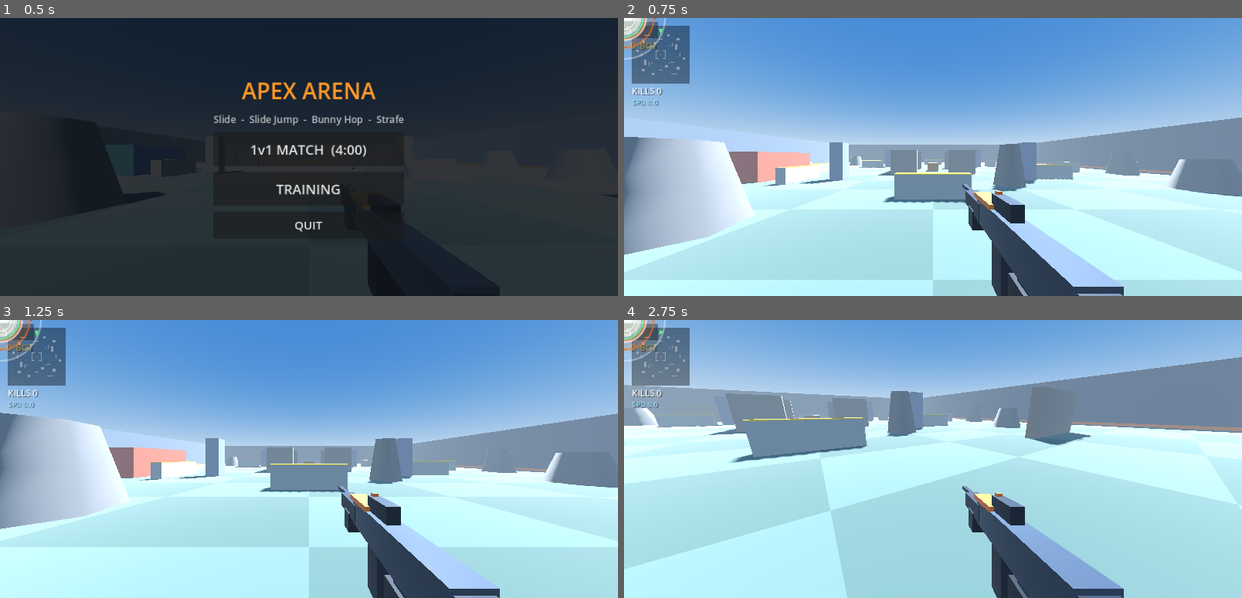
Above: before the commit, frames 1-4 (two rows, left to right).
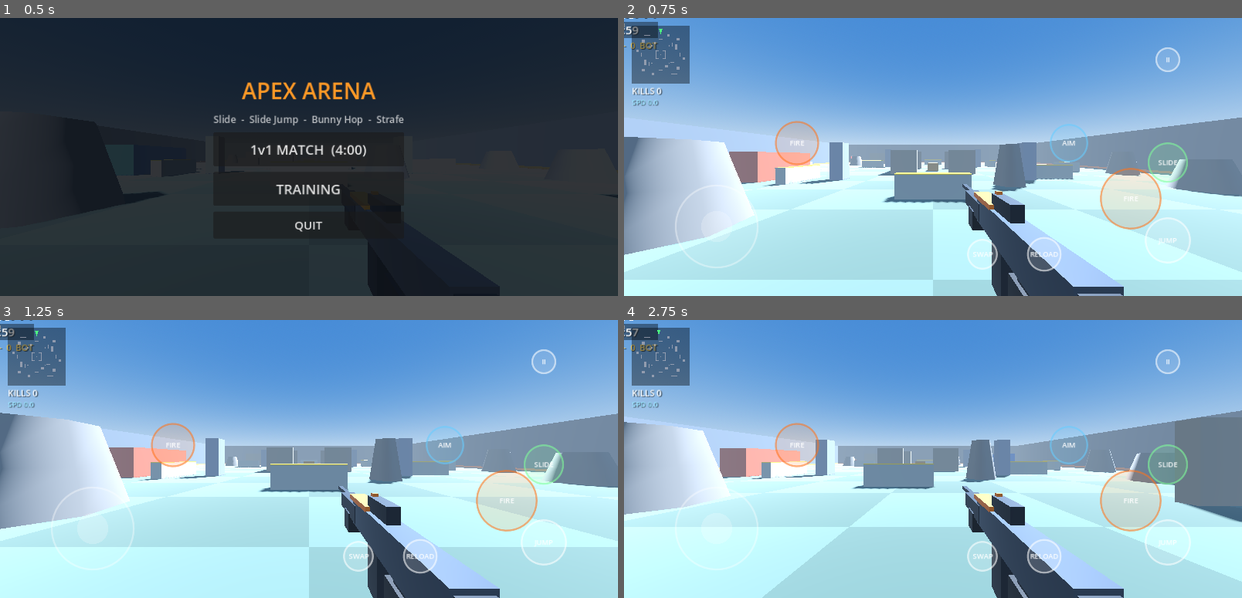
Above: after the commit, the same moments.

Repository: bughuntera1381/Hoppp
Game: Godot game, scene res://Scenes/Main.tscn
Same seed, same stepped clock (60 frames per second), same inputs: the game is played once before the commit and once after it.
Inputs (mouse positions are in pixels of both pictures, inside the frame that each line leads up to):
- Up to frame 1 (0.5 s): no input
- Up to frame 2 (0.75 s): click "1v1 MATCH (4:00)" at 0.5 s
- Up to frame 3 (1.25 s): no input
- Up to frame 4 (2.75 s): move the mouse to (1068, 445) at 1.27 s; click (1068, 445) at 1.42 s; drag from (809, 472) to (902, 514) at 2.02 s

Frame 1 is identical in both runs. In frame 2, 4.1% of the frame differs, in the area x 0-92%, y 0-92%; in frame 3, 4.1%; in frame 4, 71%, in the area x 0-100%, y 0-100%.

Commit message:
Update touch_controls.gd

Diff:
--- a/Input/touch_controls.gd
+++ b/Input/touch_controls.gd
@@ -1,14 +1,23 @@
+
 extends Control
-## Multi-touch HUD controls: floating joystick, action buttons, drag-to-look.
-## Every finger is tracked by its index, so thumbs never interfere with each other.
+class_name MobileHUD
+
+## Mobile FPS HUD - Godot 4
+## Multi-touch controls, floating joystick, camera drag and HUD editor.
 
 signal settings_requested
+signal hud_saved
 
 const CFG_PATH := "user://hud.cfg"
 const STICK_R := 85.0
+const STICK_DEADZONE := 0.12
+const SPRINT_THRESHOLD := 0.92
+const BUTTON_HIT_PADDING := 10.0
+const SAFE_MARGIN := 0.05
 
 var active := false
 var edit_mode := false
+
 var hud_scale := 1.0
 var sens := 1.0
 
@@ -17,228 +26,767 @@
 var look_delta := Vector2.ZERO
 
 var buttons := {
-	"fire": {"pos": Vector2(0.80, 0.62), "r": 62.0, "label": "FIRE", "look": true, "col": Color(1.0, 0.45, 0.1)},
-	"fire_l": {"pos": Vector2(0.24, 0.38), "r": 44.0, "label": "FIRE", "look": false, "col": Color(1.0, 0.45, 0.1)},
-	"aim": {"pos": Vector2(0.69, 0.42), "r": 38.0, "label": "AIM", "look": true, "col": Color(0.4, 0.8, 1.0)},
-	"jump": {"pos": Vector2(0.93, 0.76), "r": 46.0, "label": "JUMP", "look": false, "col": Color(1, 1, 1)},
-	"slide": {"pos": Vector2(0.92, 0.48), "r": 40.0, "label": "SLIDE", "look": false, "col": Color(0.5, 1.0, 0.6)},
-	"reload": {"pos": Vector2(0.66, 0.80), "r": 34.0, "label": "RELOAD", "look": false, "col": Color(1, 1, 1)},
-	"switch": {"pos": Vector2(0.56, 0.80), "r": 30.0, "label": "SWAP", "look": false, "col": Color(1, 1, 1)},
-	"gear": {"pos": Vector2(0.955, 0.09), "r": 24.0, "label": "II", "look": false, "col": Color(1, 1, 1)},
+	"fire": {
+		"pos": Vector2(0.82, 0.65),
+		"r": 62.0,
+		"label": "FIRE",
+		"look": true,
+		"col": Color(1.0, 0.45, 0.1)
+	},
+	"fire_l": {
+		"pos": Vector2(0.28, 0.45),
+		"r": 44.0,
+		"label": "FIRE",
+		"look": false,
+		"col": Color(1.0, 0.45, 0.1)
+	},
+	"aim": {
+		"pos": Vector2(0.72, 0.45),
+		"r": 38.0,
+		"label": "AIM",
+		"look": true,
+		"col": Color(0.4, 0.8, 1.0)
+	},
+	"jump": {
+		"pos": Vector2(0.88, 0.80),
+		"r": 46.0,
+		"label": "JUMP",
+		"look": false,
+		"col": Color.WHITE
+	},
+	"slide": {
+		"pos": Vector2(0.88, 0.52),
+		"r": 40.0,
+		"label": "SLIDE",
+		"look": false,
+		"col": Color(0.5, 1.0, 0.6)
+	},
+	"reload": {
+		"pos": Vector2(0.68, 0.85),
+		"r": 34.0,
+		"label": "RELOAD",
+		"look": false,
+		"col": Color.WHITE
+	},
+	"switch": {
+		"pos": Vector2(0.58, 0.85),
+		"r": 30.0,
+		"label": "SWAP",
+		"look": false,
+		"col": Color.WHITE
+	},
+	"gear": {
+		"pos": Vector2(0.88, 0.15),
+		"r": 24.0,
+		"label": "II",
+		"look": false,
+		"col": Color.WHITE
+	},
+	"save_edit": {
+		"pos": Vector2(0.50, 0.15),
+		"r": 35.0,
+		"label": "SAVE",
+		"look": false,
+		"col": Color(0.2, 1.0, 0.2)
+	}
 }
+
 var _defaults := {}
-var _fingers := {}      # finger index -> role ("stick", "look", button name, "edit:<name>")
-var _btn_finger := {}   # button name -> finger index
+
+# finger index -> role
+var _fingers := {}
+
+# button name -> owning finger index
+var _btn_finger := {}
+
 var _stick_finger := -1
 var _stick_center := Vector2.ZERO
 var _stick_pos := Vector2.ZERO
-var _stick_home := Vector2(0.13, 0.74)
+
+var _stick_home := Vector2(0.15, 0.75)
+
 var _jump_edge := false
 var _reload_edge := false
 var _switch_edge := false
 
+
+# --------------------------------------------------
+# BUTTON STATES
+# --------------------------------------------------
+
 var fire_held: bool:
 	get:
 		return _btn_finger.has("fire") or _btn_finger.has("fire_l")
+
 var aim_held: bool:
 	get:
 		return _btn_finger.has("aim")
+
 var slide_held: bool:
 	get:
 		return _btn_finger.has("slide")
 
+
+# --------------------------------------------------
+# INITIALIZATION
+# --------------------------------------------------
+
 func _ready() -> void:
-	set_anchors_preset(Control.PRESET_FULL_RECT)
+	set_anchors_and_offsets_preset(Control.PRESET_FULL_RECT)
+
 	mouse_filter = Control.MOUSE_FILTER_IGNORE
+
 	_defaults = buttons.duplicate(true)
 
+	load_layout()
+	queue_redraw()
+
+
+func _process(_delta: float) -> void:
+	if active or edit_mode:
+		queue_redraw()
+
+
+# --------------------------------------------------
+# PUBLIC API
+# --------------------------------------------------
+
+func set_active(value: bool) -> void:
+	active = value
+
+	if not active and not edit_mode:
+		reset_state()
+
+	queue_redraw()
+
+
+func begin_edit_mode() -> void:
+	edit_mode = true
+	reset_state()
+	queue_redraw()
+
+
+func end_edit_mode(save: bool = true) -> void:
+	if save:
+		save_layout()
+
+	edit_mode = false
+	reset_state()
+	queue_redraw()
+
+
+func set_sensitivity(value: float) -> void:
+	sens = clampf(value, 0.3, 2.5)
+	save_layout()
+
+
+func set_hud_scale(value: float) -> void:
+	hud_scale = clampf(value, 0.6, 1.6)
+	queue_redraw()
+
+
+func get_move_vector() -> Vector2:
+	return move_vec
+
+
+func is_sprinting() -> bool:
+	return sprint
+
+
 func consume_look() -> Vector2:
-	var d := look_delta
+	var result := look_delta * sens
 	look_delta = Vector2.ZERO
-	return d
+	return result
+
 
 func consume_jump() -> bool:
-	var v := _jump_edge
+	var result := _jump_edge
 	_jump_edge = false
-	return v
+	return result
+
 
 func consume_reload() -> bool:
-	var v := _reload_edge
+	var result := _reload_edge
 	_reload_edge = false
-	return v
+	return result
+
 
 func consume_switch() -> bool:
-	var v := _switch_edge
+	var result := _switch_edge
 	_switch_edge = false
-	return v
+	return result
+
+
+# --------------------------------------------------
+# INPUT RESET
+# --------------------------------------------------
 
 func reset_state() -> void:
 	_fingers.clear()
 	_btn_finger.clear()
+
 	_stick_finger = -1
+
 	move_vec = Vector2.ZERO
 	sprint = false
+
 	look_delta = Vector2.ZERO
+
 	_jump_edge = false
 	_reload_edge = false
 	_switch_edge = false
 
+	queue_redraw()
+
+
+# --------------------------------------------------
+# COORDINATES
+# --------------------------------------------------
+
+func _to_local(pos: Vector2) -> Vector2:
+	return make_canvas_position_local(pos)
+
+
 func _center(b: Dictionary) -> Vector2:
 	var p: Vector2 = b["pos"]
 	return Vector2(p.x * size.x, p.y * size.y)
 
+
+func _clamp_button_position(name: String, p: Vector2) -> Vector2:
+	var radius := float(buttons[name]["r"]) * hud_scale
+	var margin_x := (radius + BUTTON_HIT_PADDING) / maxf(size.x, 1.0)
+	var margin_y := (radius + BUTTON_HIT_PADDING) / maxf(size.y, 1.0)
+
+	var min_x := maxf(SAFE_MARGIN, margin_x)
+	var max_x := minf(1.0 - SAFE_MARGIN, 1.0 - margin_x)
+
+	var min_y := maxf(SAFE_MARGIN, margin_y)
+	var max_y := minf(1.0 - SAFE_MARGIN, 1.0 - margin_y)
+
+	if min_x > max_x:
+		min_x = 0.5
+		max_x = 0.5
+
+	if min_y > max_y:
+		min_y = 0.5
+		max_y = 0.5
+
+	return Vector2(
+		clampf(p.x, min_x, max_x),
+		clampf(p.y, min_y, max_y)
+	)
+
+
+# --------------------------------------------------
+# BUTTON DETECTION
+# --------------------------------------------------
+
 func _hit_button(p: Vector2) -> String:
 	var best := ""
-	var best_d := 1e9
+	var best_d := INF
+
 	for k in buttons.keys():
+
+		if k == "save_edit" and not edit_mode:
+			continue
+
 		var b: Dictionary = buttons[k]
-		var d: float = p.distance_to(_center(b))
-		var r: float = float(b["r"]) * hud_scale + 10.0
-		if d <= r and d < best_d:
-			best = k
-			best_d = d
+
+		var distance := p.distance_to(_center(b))
+		var radius := float(b["r"]) * hud_scale + BUTTON_HIT_PADDING
+
+		if distance <= radius and distance < best_d:
+			best = String(k)
+			best_d = distance
+
 	return best
 
+
+# --------------------------------------------------
+# TOUCH INPUT
+# --------------------------------------------------
+
 func _input(event: InputEvent) -> void:
+
 	if not (active or edit_mode):
 		return
+
 	if event is InputEventScreenTouch:
+
+		var local_pos := _to_local(event.position)
+
 		if event.pressed:
-			_press(event.index, event.position)
+			_press(event.index, local_pos)
 		else:
 			_release(event.index)
+
 	elif event is InputEventScreenDrag:
-		_drag(event.index, event.position, event.relative)
+
+		var local_pos := _to_local(event.position)
+
+		_drag(
+			event.index,
+			local_pos,
+			event.relative
+		)
+
+
+# --------------------------------------------------
+# PRESS
+# --------------------------------------------------
 
 func _press(idx: int, pos: Vector2) -> void:
+
+	if _fingers.has(idx):
+		return
+
 	var bn := _hit_button(pos)
+
+	# EDIT MODE
 	if edit_mode:
+
+		if bn == "save_edit":
+			end_edit_mode(true)
+			return
+
 		if bn != "":
 			_fingers[idx] = "edit:" + bn
-		return
+
+		return
+
+	# NORMAL BUTTON INPUT
 	if bn != "":
+
+		# Prevent two fingers from incorrectly owning one button.
+		if _btn_finger.has(bn):
+			return
+
 		_btn_finger[bn] = idx
 		_fingers[idx] = bn
+
 		match bn:
+
 			"jump":
 				_jump_edge = true
+
 			"reload":
 				_reload_edge = true
+
 			"switch":
 				_switch_edge = true
+
 			"gear":
 				_btn_finger.erase(bn)
 				_fingers.erase(idx)
 				settings_requested.emit()
-		return
+
+		queue_redraw()
+		return
+
+	# JOYSTICK
 	if pos.x < size.x * 0.42 and _stick_finger < 0:
+
 		_stick_finger = idx
+
 		_stick_center = pos
 		_stick_pos = pos
+
 		_fingers[idx] = "stick"
+
 		_update_stick()
-	else:
-		_fingers[idx] = "look"
+		queue_redraw()
+
+		return
+
+	# CAMERA LOOK
+	_fingers[idx] = "look"
+
+
+# --------------------------------------------------
+# DRAG
+# --------------------------------------------------
 
 func _drag(idx: int, pos: Vector2, rel: Vector2) -> void:
+
 	if not _fingers.has(idx):
 		return
-	var role: String = _fingers[idx]
+
+	var role: String = String(_fingers[idx])
+
+	# HUD EDITOR
 	if edit_mode:
+
 		if role.begins_with("edit:"):
+
 			var bn := role.substr(5)
-			buttons[bn]["pos"] = Vector2(clampf(pos.x / size.x, 0.04, 0.96), clampf(pos.y / size.y, 0.06, 0.94))
-		return
+
+			if buttons.has(bn):
+				var normalized := Vector2(
+					pos.x / maxf(size.x, 1.0),
+					pos.y / maxf(size.y, 1.0)
+				)
+
+				buttons[bn]["pos"] = _clamp_button_position(
+					bn,
+					normalized
+				)
+
+		queue_redraw()
+		return
+
+	# JOYSTICK
 	if role == "stick":
+
 		_stick_pos = pos
 		_update_stick()
+
+	# CAMERA
 	elif role == "look":
+
 		look_delta += rel
-	elif buttons.has(role) and buttons[role]["look"]:
-		look_delta += rel
+
+	# FIRE / AIM CAMERA DRAG
+	elif buttons.has(role):
+
+		if bool(buttons[role]["look"]):
+			look_delta += rel
+
+
+# --------------------------------------------------
+# RELEASE
+# --------------------------------------------------
 
 func _release(idx: int) -> void:
+
 	if not _fingers.has(idx):
 		return
-	var role: String = _fingers[idx]
+
+	var role: String = String(_fingers[idx])
+
 	_fingers.erase(idx)
+
+	# JOYSTICK RELEASE
 	if role == "stick":
-		_stick_finger = -1
+
+		if _stick_finger == idx:
+
+			_stick_finger = -1
+
+			move_vec = Vector2.ZERO
+			sprint = false
+
+	# BUTTON RELEASE
+	elif _btn_finger.get(role, -1) == idx:
+
+		_btn_finger.erase(role)
+
+	queue_redraw()
+
+
+# --------------------------------------------------
+# FLOATING JOYSTICK
+# --------------------------------------------------
+
+func _update_stick() -> void:
+
+	var radius := STICK_R * hud_scale
+
+	var delta_pos := _stick_pos - _stick_center
+
+	var raw := delta_pos / maxf(radius, 1.0)
+
+	raw = raw.limit_length(1.0)
+
+	var magnitude := raw.length()
+
+	# Deadzone + smooth remapping
+	if magnitude <= STICK_DEADZONE:
+
 		move_vec = Vector2.ZERO
+
+	else:
+
+		var normalized_magnitude := (
+			(magnitude - STICK_DEADZONE)
+			/ (1.0 - STICK_DEADZONE)
+		)
+
+		move_vec = raw.normalized() * normalized_magnitude
+
+	# Screen Y is inverted.
+	move_vec.y *= -1.0
+
+	move_vec = move_vec.limit_length(1.0)
+
+	# Sprint detection
+	if move_vec.length() >= SPRINT_THRESHOLD:
+
+		sprint = true
+
+	elif move_vec.length() < 0.35:
+
 		sprint = false
-	elif _btn_finger.has(role):
-		_btn_finger.erase(role)
-
-func _update_stick() -> void:
-	var r := STICK_R * hud_scale
-	var d := _stick_pos - _stick_center
-	var l := d.length()
-	if l > r:
-		_stick_center += d.normalized() * (l - r)
-		d = _stick_pos - _stick_center
-	var v := Vector2(d.x, -d.y) / r
-	if v.length() < 0.12:
-		v = Vector2.ZERO
-	move_vec = v.limit_length(1.0)
-	var m := move_vec.length()
-	if m > 0.92:
-		sprint = true
-	elif m < 0.35:
-		sprint = false
-
-func _process(_delta: float) -> void:
-	if active or edit_mode:
-		queue_redraw()
+
+
+# --------------------------------------------------
+# DRAW HUD
+# --------------------------------------------------
 
 func _draw() -> void:
+
 	if not (active or edit_mode):
 		return
+
 	var font := ThemeDB.fallback_font
-	var r := STICK_R * hud_scale
-	var c0 := Vector2(size.x * _stick_home.x, size.y * _stick_home.y)
-	var off := Vector2.ZERO
+
+	var radius := STICK_R * hud_scale
+
+	var stick_center := Vector2(
+		size.x * _stick_home.x,
+		size.y * _stick_home.y
+	)
+
+	var stick_offset := Vector2.ZERO
+
 	if _stick_finger >= 0:
-		c0 = _stick_center
-		off = (_stick_pos - _stick_center).limit_length(r)
-	draw_circle(c0, r, Color(1, 1, 1, 0.07))
-	var ring_col := Color(1.0, 0.6, 0.15, 0.7) if sprint else Color(1, 1, 1, 0.35)
-	draw_arc(c0, r, 0.0, TAU, 48, ring_col, 2.5, true)
-	draw_circle(c0 + off, r * 0.38, Color(1, 1, 1, 0.45 if _stick_finger >= 0 else 0.22))
-	var fs := int(15.0 * hud_scale)
+
+		stick_center = _stick_center
+
+		stick_offset = (
+			_stick_pos - _stick_center
+		).limit_length(radius)
+
+	# JOYSTICK
+	if not edit_mode:
+
+		draw_circle(
+			stick_center,
+			radius,
+			Color(1, 1, 1, 0.07)
+		)
+
+		var ring_color := (
+			Color(1.0, 0.6, 0.15, 0.7)
+			if sprint
+			else Color(1, 1, 1, 0.35)
+		)
+
+		draw_arc(
+			stick_center,
+			radius,
+			0.0,
+			TAU,
+			48,
+			ring_color,
+			2.5,
+			true
+		)
+
+		draw_circle(
+			stick_center + stick_offset,
+			radius * 0.38,
+			Color(
+				1, 1, 1,
+				0.45 if _stick_finger >= 0 else 0.22
+			)
+		)
+
+	# BUTTONS
+	var font_size := maxi(
+		12,
+		int(15.0 * hud_scale)
+	)
+
 	for k in buttons.keys():
+
+		if k == "save_edit" and not edit_mode:
+			continue
+
 		var b: Dictionary = buttons[k]
-		var c := _center(b)
-		var br: float = float(b["r"]) * hud_scale
-		var col: Color = b["col"]
+
+		var center := _center(b)
+
+		var button_radius := float(b["r"]) * hud_scale
+
+		var color: Color = b["col"]
+
 		var down: bool = _btn_finger.has(k)
-		draw_circle(c, br, Color(col.r, col.g, col.b, 0.38 if down else 0.14))
-		draw_arc(c, br, 0.0, TAU, 40, Color(col.r, col.g, col.b, 0.9 if down else 0.55), 2.5, true)
-		draw_string(font, c + Vector2(-br, fs * 0.35), String(b["label"]), HORIZONTAL_ALIGNMENT_CENTER, br * 2.0, fs, Color(1, 1, 1, 0.95))
+
+		var alpha := 0.6 if edit_mode else 1.0
+
+		var fill_alpha := (
+			0.38 if down else 0.14
+		) * alpha
+
+		var border_alpha := (
+			0.9 if down else 0.55
+		) * alpha
+
+		draw_circle(
+			center,
+			button_radius,
+			Color(
+				color.r,
+				color.g,
+				color.b,
+				fill_alpha
+			)
+		)
+
+		draw_arc(
+			center,
+			button_radius,
+			0.0,
+			TAU,
+			40,
+			Color(
+				color.r,
+				color.g,
+				color.b,
+				border_alpha
+			),
+			2.5,
+			true
+		)
+
+		draw_string(
+			font,
+			center + Vector2(-button_radius, font_size * 0.35),
+			String(b["label"]),
+			HORIZONTAL_ALIGNMENT_CENTER,
+			button_radius * 2.0,
+			font_size,
+			Color(1, 1, 1, 0.95 * alpha)
+		)
+
+	# EDIT MODE MESSAGE
 	if edit_mode:
-		draw_string(font, Vector2(0, size.y * 0.2), "DRAG BUTTONS TO MOVE THEM", HORIZONTAL_ALIGNMENT_CENTER, size.x, 28, Color(1, 0.8, 0.3))
+
+		draw_string(
+			font,
+			Vector2(0, size.y * 0.1),
+			"DRAG BUTTONS TO MOVE - TAP SAVE WHEN DONE",
+			HORIZONTAL_ALIGNMENT_CENTER,
+			size.x,
+			18,
+			Color(1, 0.8, 0.3)
+		)
+
+
+# --------------------------------------------------
+# SAVE CONFIGURATION
+# --------------------------------------------------
 
 func save_layout() -> void:
-	var cf := ConfigFile.new()
+
+	var config := ConfigFile.new()
+
 	for k in buttons.keys():
+
+		if k == "save_edit":
+			continue
+
 		var p: Vector2 = buttons[k]["pos"]
-		cf.set_value("buttons", String(k), p)
-	cf.set_value("settings", "hud_scale", hud_scale)
-	cf.set_value("settings", "sens", sens)
-	cf.save(CFG_PATH)
+
+		config.set_value(
+			"buttons",
+			String(k),
+			p
+		)
+
+	config.set_value(
+		"settings",
+		"hud_scale",
+		hud_scale
+	)
+
+	config.set_value(
+		"settings",
+		"sens",
+		sens
+	)
+
+	var error := config.save(CFG_PATH)
+
+	if error == OK:
+		hud_saved.emit()
+	else:
+		push_warning("HUD configuration save failed: " + str(error))
+
+
+# --------------------------------------------------
+# LOAD CONFIGURATION
+# --------------------------------------------------
 
 func load_layout() -> void:
-	var cf := ConfigFile.new()
-	if cf.load(CFG_PATH) != OK:
-		return
+
+	var config := ConfigFile.new()
+
+	var error := config.load(CFG_PATH)
+
+	if error != OK:
+		return
+
 	for k in buttons.keys():
-		var p = cf.get_value("buttons", String(k), buttons[k]["pos"])
-		if p is Vector2:
-			buttons[k]["pos"] = p
-	hud_scale = clampf(float(cf.get_value("settings", "hud_scale", 1.0)), 0.6, 1.6)
-	sens = clampf(float(cf.get_value("settings", "sens", 1.0)), 0.3, 2.5)
+
+		if k == "save_edit":
+			continue
+
+		var default_pos: Vector2 = buttons[k]["pos"]
+
+		var loaded: Variant = config.get_value(
+			"buttons",
+			String(k),
+			default_pos
+		)
+
+		if loaded is Vector2 and loaded.is_finite():
+
+			buttons[k]["pos"] = _clamp_button_position(
+				String(k),
+				loaded
+			)
+
+	hud_scale = clampf(
+		float(config.get_value(
+			"settings",
+			"hud_scale",
+			1.0
+		)),
+		0.6,
+		1.6
+	)
+
+	sens = clampf(
+		float(config.get_value(
+			"settings",
+			"sens",
+			1.0
+		)),
+		0.3,
+		2.5
+	)
+
+	queue_redraw()
+
+
+# --------------------------------------------------
+# RESET LAYOUT
+# --------------------------------------------------
 
 func reset_layout() -> void:
+
 	for k in buttons.keys():
+
+		if k == "save_edit":
+			continue
+
 		buttons[k]["pos"] = _defaults[k]["pos"]
+
 	hud_scale = 1.0
+	sens = 1.0
+
+	reset_state()
 	save_layout()
+
+	queue_redraw()
